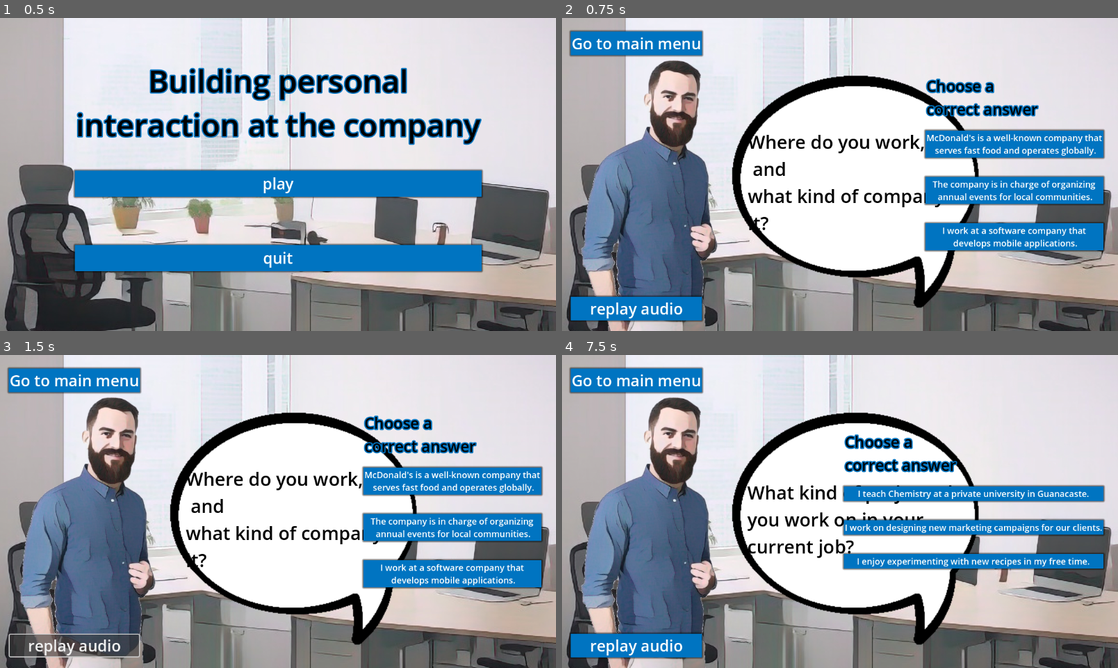
Above: before the commit, frames 1-4 (two rows, left to right).
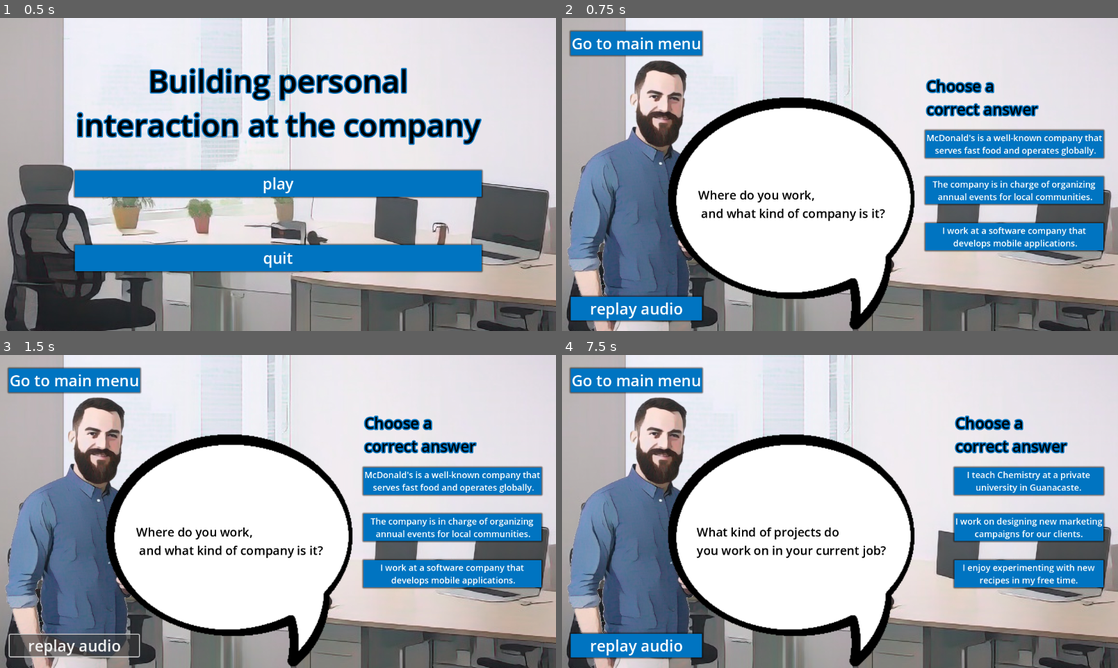
Above: after the commit, the same moments.

Repository: archibald-carrion/Conversational-english-serious-game
Game: Godot game, scene res://scenes/main_menu.tscn
The game is run twice, just before and just after one commit, with the same random seed, the same clock (stepped at 60 frames per second) and the same inputs.
Inputs:
- Up to frame 1 (0.5 s): no input
- Up to frame 2 (0.75 s): click "play" at 0.5 s
- Up to frame 3 (1.5 s): click "replay audio" at 1.25 s
- Up to frame 4 (7.5 s): click "replay audio" at 2 s; click "replay audio" at 2.75 s; click "McDonald's is a well-known co…" at 3.5 s; click "try again" at 4.25 s; click "The company is in charge of o…" at 5 s; click "try again" at 5.75 s; click "I work at a software company …" at 6.5 s; click "Let's continue!" at 7.25 s

Frame 1 is identical in both runs. In frame 2, 22% of the frame differs, in the area x 0-75%, y 13-100%; in frame 3, 22%; in frame 4, 34%, in the area x 0-98%, y 13-100%.

Commit message:
fix text centering and sizing

Diff:
--- a/Conversational-english-serious-game/scenes/level_01.tscn
+++ b/Conversational-english-serious-game/scenes/level_01.tscn
@@ -34,12 +34,11 @@
 
 [node name="HBoxContainer_John" type="HBoxContainer" parent="John"]
 anchors_preset = -1
-anchor_left = 0.025
 anchor_top = 0.123
-anchor_right = 0.227
+anchor_right = 0.233
 anchor_bottom = 1.111
-offset_right = 0.47998
-offset_bottom = 0.0719604
+offset_right = 585.584
+offset_bottom = 79.776
 
 [node name="texture_John" type="TextureRect" parent="John/HBoxContainer_John"]
 layout_mode = 2
@@ -47,13 +46,16 @@
 texture = ExtResource("3_kgi6t")
 flip_h = true
 
-[node name="TextureRect" type="TextureRect" parent="John/HBoxContainer_John"]
+[node name="TextureRect" type="TextureRect" parent="John"]
 custom_minimum_size = Vector2(550, 0)
-layout_mode = 2
+offset_left = 200.0
+offset_top = 125.0
+offset_right = 750.0
+offset_bottom = 845.0
 texture = ExtResource("4_ld7eh")
 stretch_mode = 4
 
-[node name="MarginContainer" type="MarginContainer" parent="John/HBoxContainer_John/TextureRect"]
+[node name="MarginContainer" type="MarginContainer" parent="John/TextureRect"]
 layout_mode = 1
 anchors_preset = 8
 anchor_left = 0.5
@@ -68,7 +70,7 @@
 grow_vertical = 2
 theme_override_constants/margin_bottom = 200
 
-[node name="Label" type="Label" parent="John/HBoxContainer_John/TextureRect/MarginContainer"]
+[node name="Label" type="Label" parent="John/TextureRect/MarginContainer"]
 layout_mode = 2
 theme_override_colors/font_color = Color(0, 0, 0, 1)
 theme_override_font_sizes/font_size = 38
--- a/Conversational-english-serious-game/scripts/first_level.gd
+++ b/Conversational-english-serious-game/scripts/first_level.gd
@@ -12,21 +12,21 @@
 		"audio_file" : "res://assets/audio/diff_01/1.mp3"
 	},
 	{
-		"question": "What kind of projects do you work on in your current job?",
-		"answers": [
-			"I teach Chemistry at a private university in Guanacaste.",
-			"I work on designing new marketing campaigns for our clients.",
-			"I enjoy experimenting with new recipes in my free time."
+		"question": "What kind of projects do\nyou work on in your current job?",
+		"answers": [
+			"I teach Chemistry at a private\nuniversity in Guanacaste.",
+			"I work on designing new marketing\ncampaigns for our clients.",
+			"I enjoy experimenting with new\nrecipes in my free time."
 		],
 		"correct_answer": 1,
 		"audio_file" : "res://assets/audio/diff_01/2.mp3"
 	},
 	{
-		"question": "How long have you worked in this field, and what do you enjoy the most?",
-		"answers": [
-			"I once traveled to three countries in one summer, which was an unforgettable experience.",
-			"I enjoy painting landscapes during my free time, especially in the fall.",
-			"I’ve spent 7 years in this field, and I find fulfillment in working with my colleagues."
+		"question": "How long have you worked in this field, \n and what do you enjoy the most?",
+		"answers": [
+			"I once traveled to three countries \nin one summer, which was an\nunforgettable experience.",
+			"I enjoy painting landscapes during\nmy free time, especially in\nthe fall.",
+			"I’ve spent 7 years in this field,\nand I find fulfillment in\nworking with my colleagues."
 		],
 		"correct_answer": 2,
 		"audio_file" : "res://assets/audio/diff_01/3.mp3"
@@ -128,30 +128,34 @@
 	var question_text = str(current_question["question"])
 	var max_line_length = 25  # Set the maximum length for each line
 
-	var formatted_text = ""
-	var current_line = ""
-	var words = question_text.split(" ")  # Split the text into words
-
-	# Loop through each word and add them to the current line
-	for word in words:
-		# Check if adding the next word would exceed the max line length
-		if current_line.length() + word.length() + 1 <= max_line_length:
-			# Add the word to the current line
-			if current_line == "":
-				current_line = word
-			else:
-				current_line += " " + word
-		else:
-			# Add the current line to the formatted text and start a new line
-			formatted_text += current_line + "\n"
-			current_line = word  # Start the new line with the current word
-
-	# Add any remaining text in the current line to formatted_text
-	if current_line != "":
-		formatted_text += current_line
-
-	# Display the formatted text
-	get_node("John/HBoxContainer_John/TextureRect/MarginContainer/Label").text = formatted_text
+	#var formatted_text = ""
+	#var current_line = ""
+	#var words = question_text.split(" ")  # Split the text into words
+#
+	## Loop through each word and add them to the current line
+	#for word in words:
+		## Check if adding the next word would exceed the max line length
+		#if current_line.length() + word.length() + 1 <= max_line_length:
+			## Add the word to the current line
+			#if current_line == "":
+				#current_line = word
+			#else:
+				#current_line += " " + word
+		#else:
+			## Add the current line to the formatted text and start a new line
+			#formatted_text += current_line + "\n"
+			#current_line = word  # Start the new line with the current word
+#
+	## Add any remaining text in the current line to formatted_text
+	#if current_line != "":
+		#formatted_text += current_line
+
+	# Access the question label
+	var question_label = get_node("John/TextureRect/MarginContainer/Label")
+
+	# Apply smaller font size and center the text
+	question_label.add_theme_font_size_override("font_size", 25)  # Adjust font size (20 is an example)
+	question_label.text = question_text  # Set the formatted question text
 
 	# Update answer buttons with the current question's answers
 	var answer_button_0 = get_node("answers/HBoxContainer/answers/MarginContainer/answer_0")
@@ -172,6 +176,7 @@
 	attempts = 0  # Reset attempts for each new question
 	current_audio_file = current_question["audio_file"]
 	play_question_audio(current_audio_file)  # Play the question's audio
+
 
 
 
